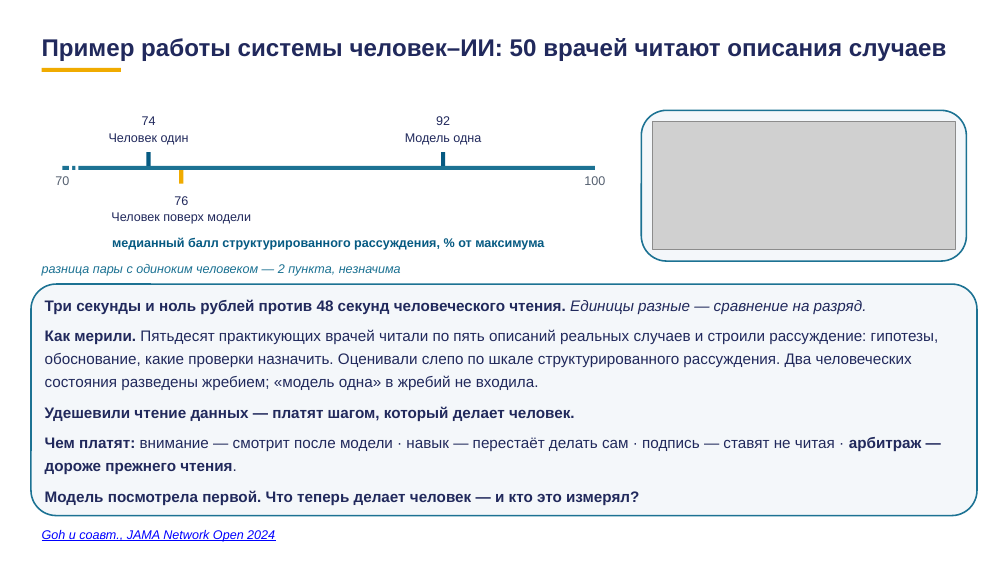
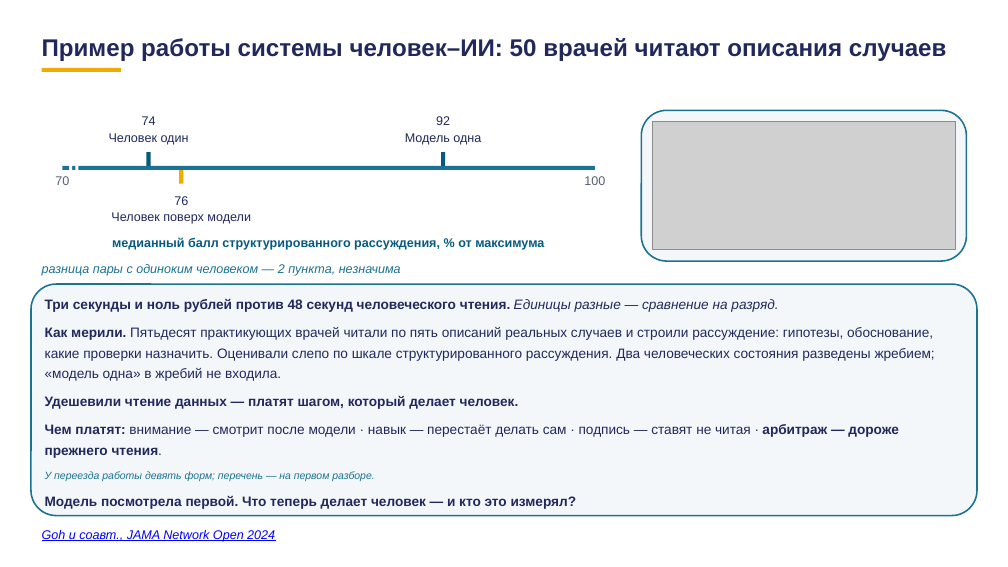
Before and after one commit to tellina-study/AI-usage-lessons, a slide deck: slide 8 of library/lectures/lec-07/rework/deck/lec-07-karkas.pptx (slide 11 before the commit). Drawn at 1008x567 pixels with LibreOffice and Linux fonts; fonts in the diff are those of the drawing; grey boxes stand for pictures. Boxes give left, top, right and bottom in pixels: in the first picture for what was removed or moved away, otherwise in the second. Text is boxed around its words. In the diff, an @@ line names an element or a change of style, - is before the commit and + after.

```diff
--- a/library/lectures/lec-07/rework/deck/lec-07-karkas.pptx
+++ b/library/lectures/lec-07/rework/deck/lec-07-karkas.pptx
@@ text at [45,299,935,509]: size 14.5 to 13 pt @@
@@ text at [45,471,374,481]: paragraph added @@
+У переезда работы девять форм; перечень — на первом разборе.
```
Also in this commit, not shown: 3 other slides changed, 2 slides added, 5 slides removed, 38 other files.
